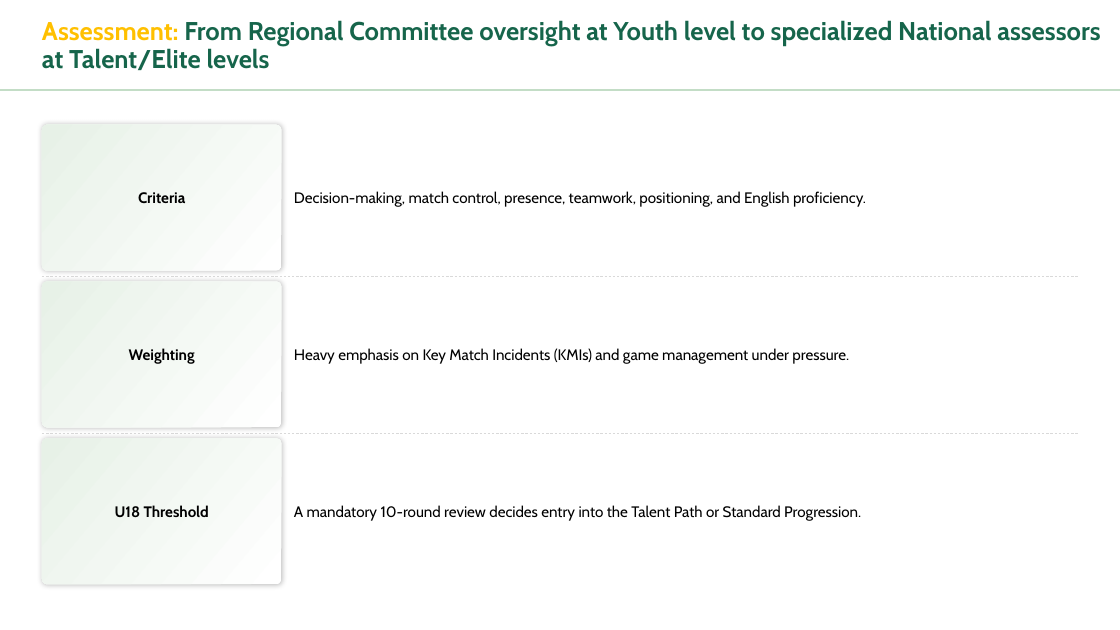
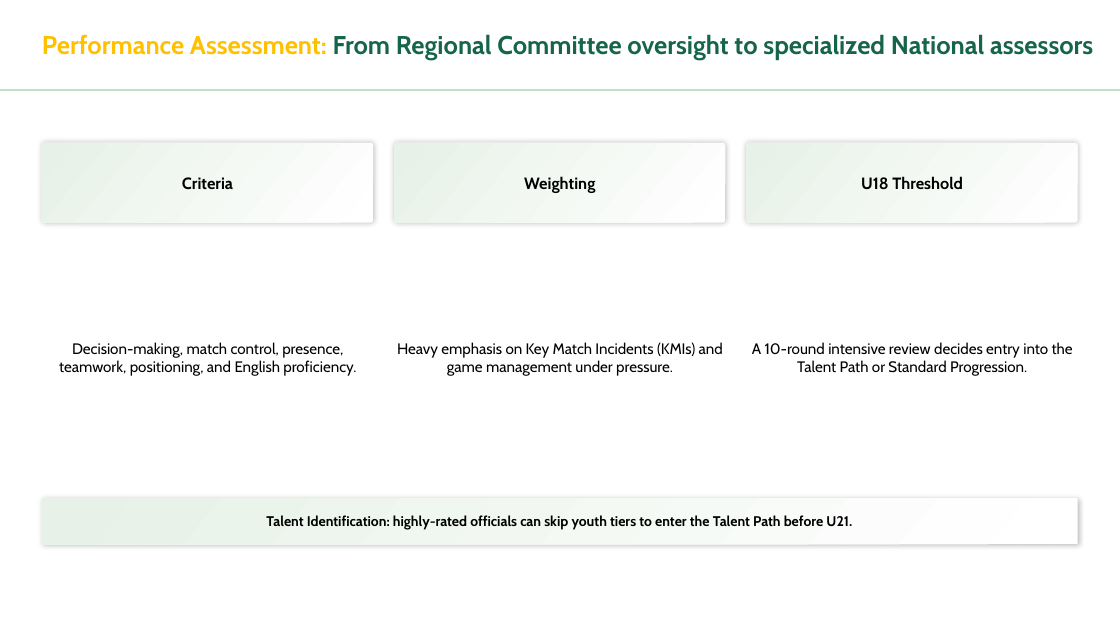
Before and after one commit to meedo5657-rgb/SAFF, a slide deck: slide 9 of Refereeing_Pathway_Presentation.pptx (slide 13 before the commit). Drawn at 1120x630 pixels with LibreOffice and Linux fonts; fonts in the diff are those of the drawing. Boxes give left, top, right and bottom in pixels: in the first picture for what was removed or moved away, otherwise in the second. Text is boxed around its words. In the diff, an @@ line names an element or a change of style, - is before the commit and + after.

```diff
--- a/Refereeing_Pathway_Presentation.pptx
+++ b/Refereeing_Pathway_Presentation.pptx
@@ text at <box>42,34,1093,60</box>: text changed @@
-Assessment: From Regional Committee oversight at Youth level to specialized National assessors at Talent/Elite levels
+Performance Assessment: From Regional Committee oversight to specialized National assessors
@@ rounded rectangle "Criteria": place and size @@
-rounded rectangle "Criteria" at <box>42,125,281,271</box>
+rounded rectangle "Criteria" at <box>42,143,373,223</box>
@@ rounded rectangle "Weighting": place and size @@
-rounded rectangle "Weighting" at <box>42,281,281,428</box>
+rounded rectangle "Weighting" at <box>394,143,725,223</box>
@@ size 13 to 14 pt in 3 elements at <box>42,143,373,223</box>, <box>394,143,725,223</box>, <box>747,143,1078,223</box> @@
@@ rounded rectangle "U18 Threshold": place and size @@
-rounded rectangle "U18 Threshold" at <box>42,439,281,585</box>
+rounded rectangle "U18 Threshold" at <box>747,143,1078,223</box>
@@ text "Decision-making, match control, presence, teamwork, ..." at <box>59,342,356,376</box>: alignment left to centre @@
@@ text "Decision-making, match control, presence, teamwork, ...": place and size @@
-text "Decision-making, match control, presence, teamwork, ..." at <box>294,191,866,207</box>
+text "Decision-making, match control, presence, teamwork, ..." at <box>59,342,356,376</box>
@@ text "Heavy emphasis on Key Match ...": place and size @@
-text "Heavy emphasis on Key Match ..." at <box>294,348,849,364</box>
+text "Heavy emphasis on Key Match ..." at <box>397,342,723,376</box>
@@ text "Heavy emphasis on Key Match ..." at <box>397,342,723,376</box>: alignment left to centre @@
@@ line removed from (42, 276) to (1080, 276) @@
@@ text at <box>752,342,1073,376</box>: text changed @@
-A mandatory 10-round review decides entry into the Talent Path or Standard Progression.
+A 10-round intensive review decides entry into the Talent Path or Standard Progression.
@@ line removed from (42, 433) to (1080, 433) @@
@@ rounded rectangle added at <box>42,498,1078,544</box>, fill gradient #FFFFFF to #E7F1E7, 12 pt, text #000000, bold @@
+Talent Identification: highly-rated officials can skip youth tiers to enter the Talent Path before U21.
```
Also in this commit, not shown: 7 other slides changed, 4 slides added, 24 slides removed.
